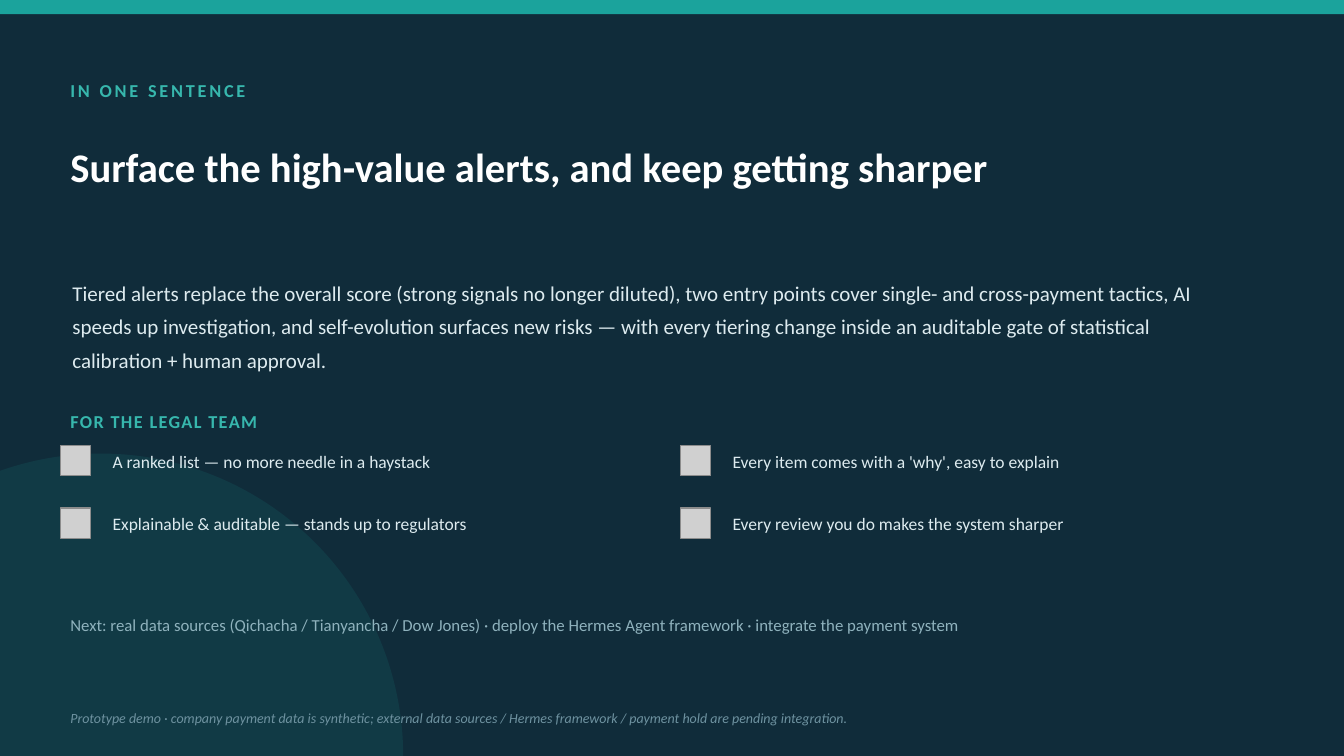
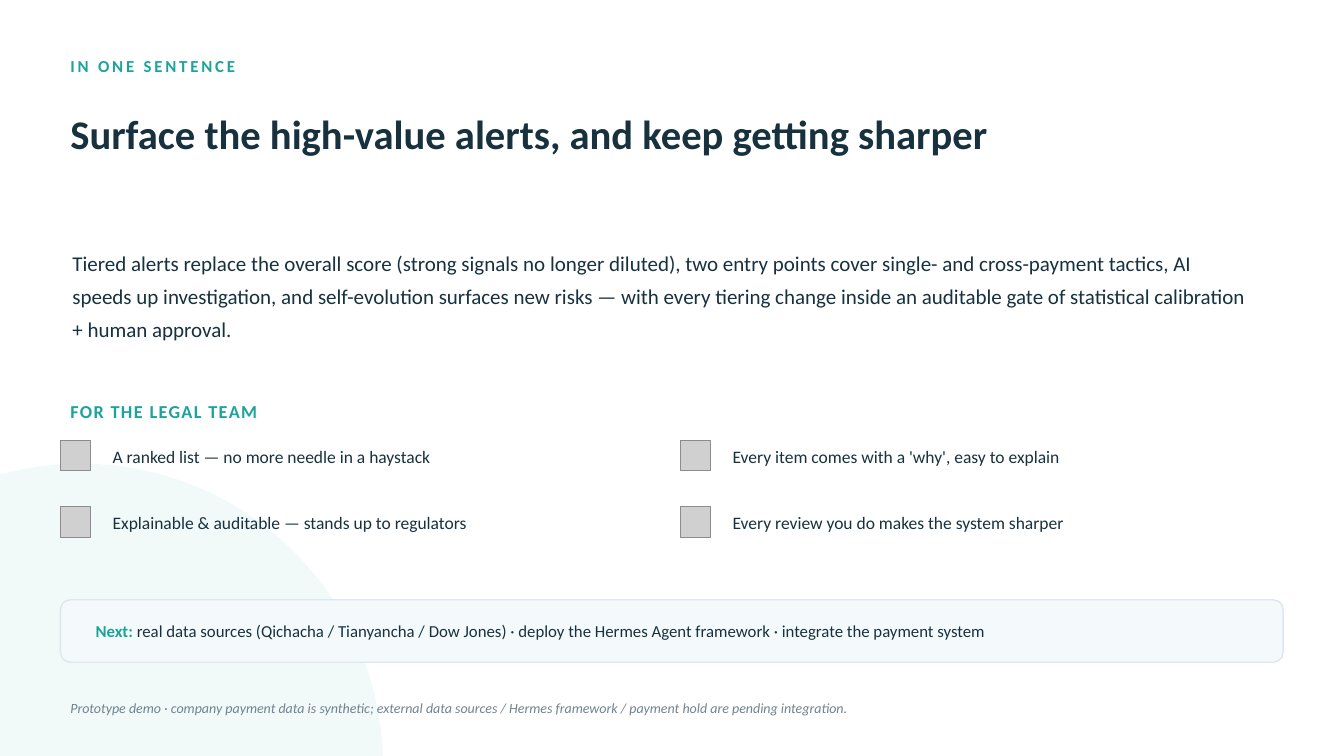
Before and after one commit to strangeromo-cloud/aml-backend, a slide deck: slide 7 of ppt/AML-System-Walkthrough-Legal-EN.pptx. Drawn at 1344x756 pixels with LibreOffice and Linux fonts; fonts in the diff are those of the drawing; grey boxes stand for pictures. Boxes give left, top, right and bottom in pixels: in the first picture for what was removed or moved away, otherwise in the second. Text is boxed around its words. In the diff, an @@ line names an element or a change of style, - is before the commit and + after.

```diff
--- a/ppt/AML-System-Walkthrough-Legal-EN.pptx
+++ b/ppt/AML-System-Walkthrough-Legal-EN.pptx
@@ background #102C3A to #FFFFFF @@
@@ rectangle removed at box(0, 0, 1344, 14) @@
@@ text "IN ONE SENTENCE": place and size @@
-text "IN ONE SENTENCE" at box(70, 85, 245, 97)
+text "IN ONE SENTENCE" at box(70, 61, 235, 72)
@@ text "IN ONE SENTENCE" at box(70, 61, 235, 72): size 13 to 12 pt, text colour #37B7AD to #1BA39C @@
@@ text "Surface the high-value alerts, and ...": place and size @@
-text "Surface the high-value alerts, and ..." at box(70, 153, 987, 189)
+text "Surface the high-value alerts, and ..." at box(70, 120, 987, 156)
@@ text "Surface the high-value alerts, and ..." at box(70, 120, 987, 156): text colour #FFFFFF to #17313F @@
@@ text colour #DDEBEF to #17313F in 5 elements at box(113, 517, 467, 532), box(733, 517, 1063, 532), box(113, 451, 430, 466), box(733, 451, 1060, 466), box(72, 256, 1244, 341) @@
@@ text "Tiered alerts replace the overall ...": place and size @@
-text "Tiered alerts replace the overall ..." at box(72, 286, 1190, 372)
+text "Tiered alerts replace the overall ..." at box(72, 256, 1244, 341)
@@ text "FOR THE LEGAL TEAM": place and size @@
-text "FOR THE LEGAL TEAM" at box(70, 416, 257, 428)
+text "FOR THE LEGAL TEAM" at box(70, 406, 257, 418)
@@ text "FOR THE LEGAL TEAM" at box(70, 406, 257, 418): text colour #37B7AD to #1BA39C @@
@@ picture: place and size @@
-picture at box(60, 446, 91, 476)
+picture at box(60, 441, 91, 471)
@@ picture: place and size @@
-picture at box(681, 446, 711, 476)
+picture at box(681, 441, 711, 471)
@@ ellipse: place and size @@
-ellipse at box(0, 454, 403, 756)
+ellipse at box(0, 464, 383, 756)
@@ ellipse at box(0, 464, 383, 756): fill #1BA39C at 12% opacity to #1BA39C at 6% opacity @@
@@ rounded rectangle added at box(60, 600, 1284, 662), fill #F4FAFB, outline #DCE8EE 1 pt @@
@@ text "Next: real data sources (Qichacha ...": place and size @@
-text "Next: real data sources (Qichacha ..." at box(70, 619, 958, 634)
+text "Next: real data sources (Qichacha ..." at box(96, 625, 984, 640)
@@ text "Next: real data sources (Qichacha ..." at box(96, 625, 984, 640): text colour #8FB2BD to #1BA39C, bold on in "Next:"; text colour #8FB2BD to #17313F @@
@@ text "Prototype demo · company payment ...": place and size @@
-text "Prototype demo · company payment ..." at box(70, 713, 847, 725)
+text "Prototype demo · company payment ..." at box(70, 703, 847, 716)
@@ text "Prototype demo · company payment ..." at box(70, 703, 847, 716): text colour #6E92A0 to #71838F @@
```
Also in this commit, not shown: 2 other slides changed, 1 other file.
